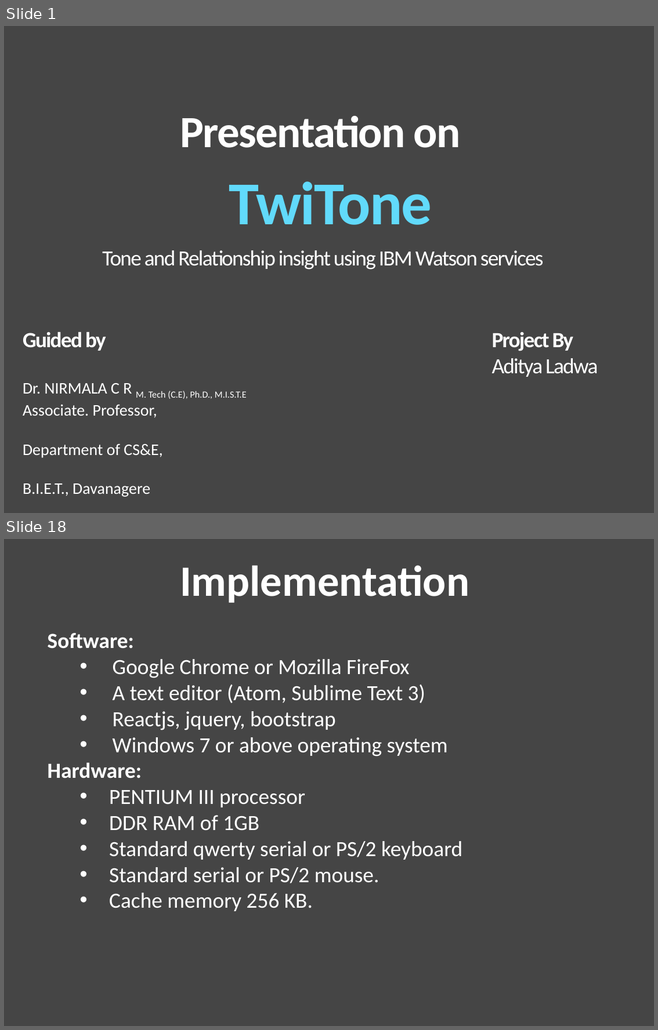
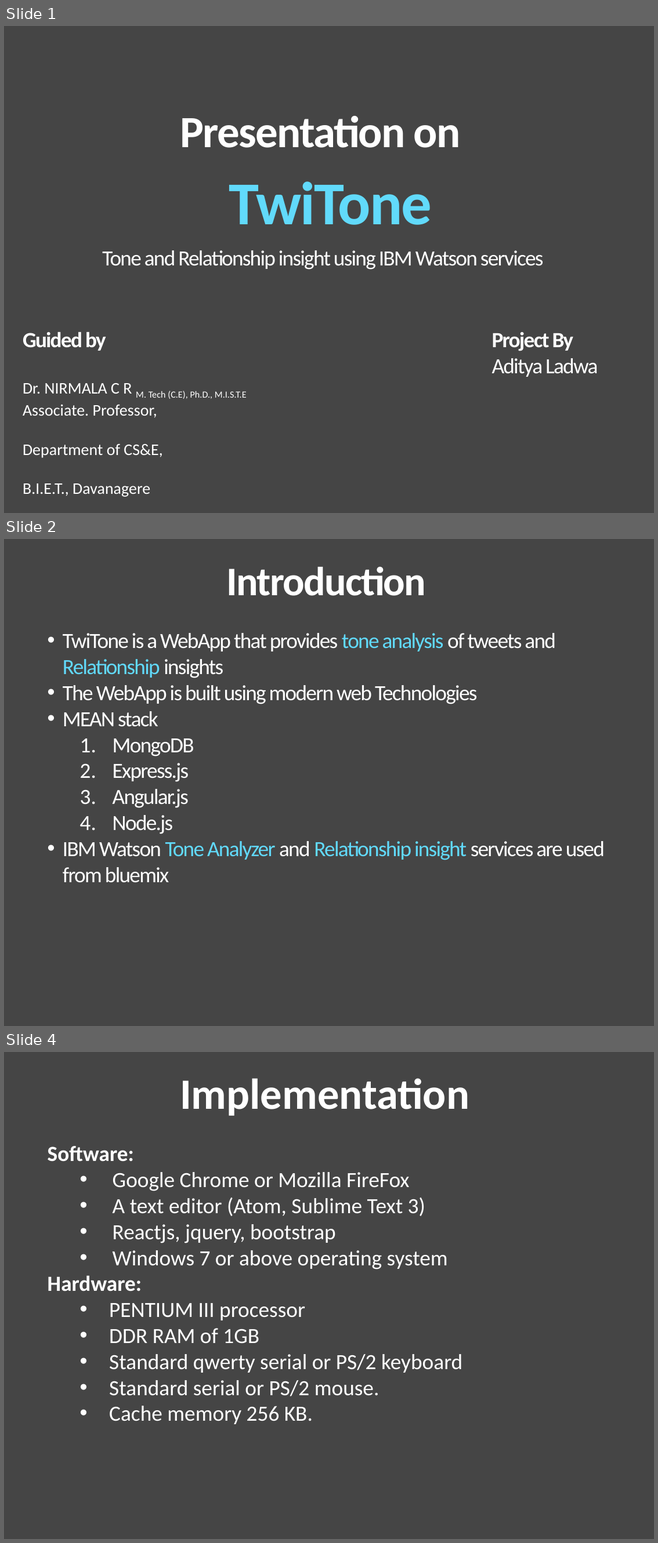
Before and after one commit to LadwaAditya/TwiTone, a slide deck: Presentation.pptx. Shown one above the other, each under a label of ours: slides 1 and 18 before the commit, slides 1, 2 and 4 after it; the slides between them are not shown. The pictures are 658x1030 and 658x1543 pixels, drawn with LibreOffice and Linux fonts; fonts in the diff are those of the drawing. Boxes give left, top, right and bottom in pixels: in the first picture for what was removed or moved away, otherwise in the second. Text is boxed around its words. In the diff, an @@ line names an element or a change of style, - is before the commit and + after.

```diff
--- a/Presentation.pptx
+++ b/Presentation.pptx
@@ slide 2 added at bbox=[4, 539, 654, 1026], background #454545 @@
@@ text added at bbox=[227, 567, 426, 596], 45 pt, text #FFFFFF, bold @@
+Introduction
@@ text added at bbox=[63, 633, 604, 883], 24 pt, text #FFFFFF @@
+• TwiTone is a WebApp that provides tone analysis of tweets and Relationship insights
+• The WebApp is built using modern web Technologies
+• MEAN stack
+  1. MongoDB
+  2. Express.js
+  3. Angular.js
+  4. Node.js
+• IBM Watson Tone Analyzer and Relationship insight services are used from bluemix
@@ what was slide 18 is now slide 4 @@
```
Also in this commit, not shown: 1 slide changed, 1 other slide added, 16 slides removed.
